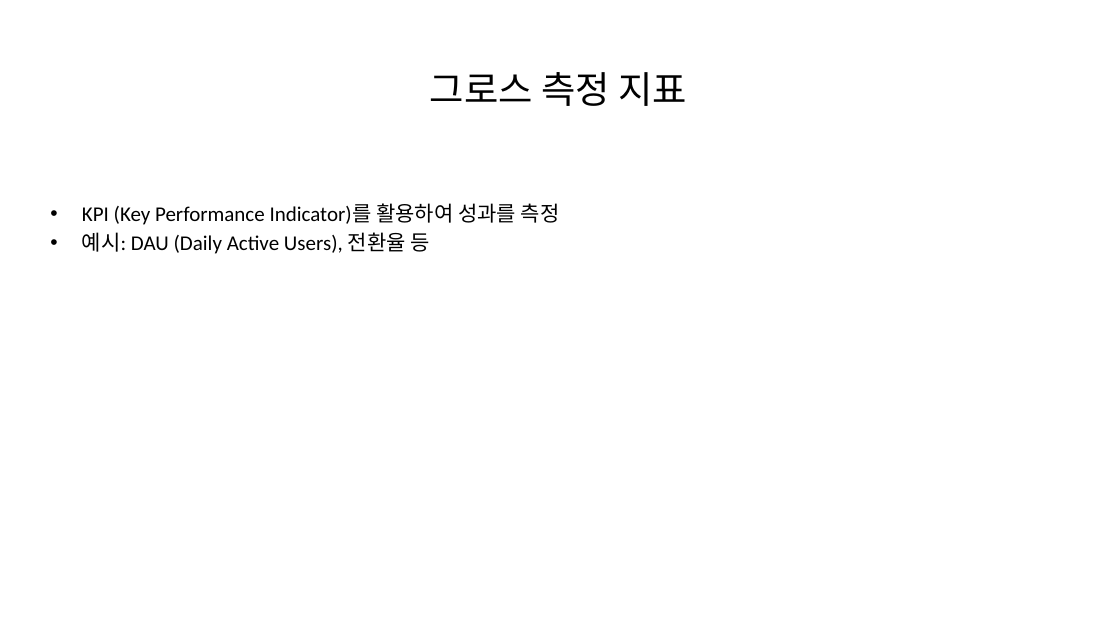
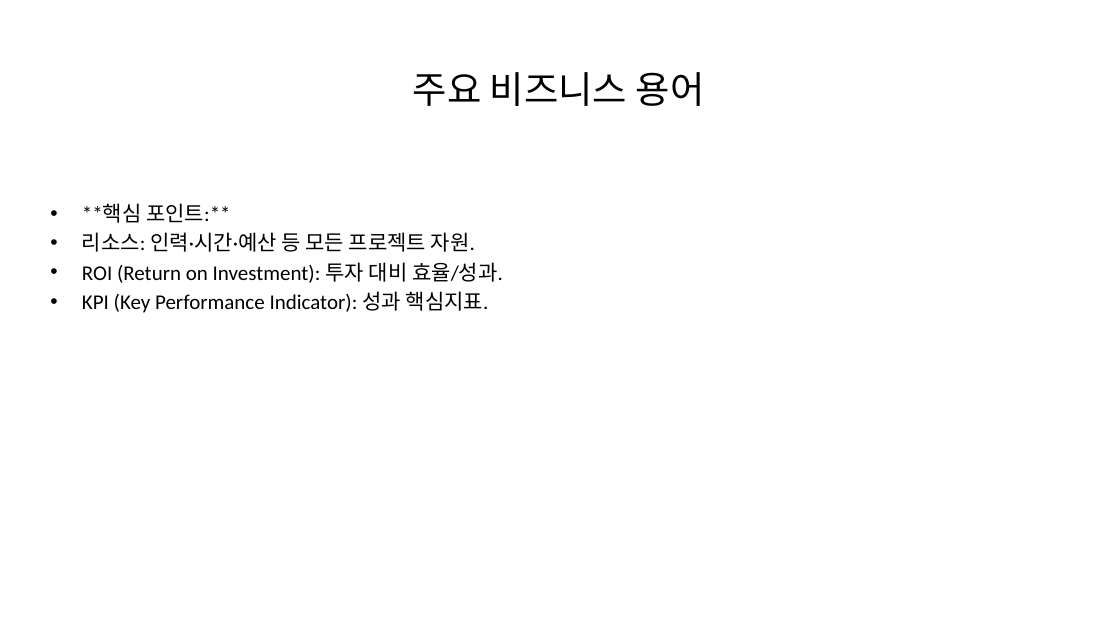
Before and after one commit to devna0111/FlowMate, a slide deck: slide 6 of uploads/pptx_sample.pptx (slide 4 before the commit). Drawn at 1120x630 pixels with LibreOffice and Linux fonts; fonts in the diff are those of the drawing. Boxes give left, top, right and bottom in pixels: in the first picture for what was removed or moved away, otherwise in the second. Text is boxed around its words. In the diff, an @@ line names an element or a change of style, - is before the commit and + after.

```diff
--- a/uploads/pptx_sample.pptx
+++ b/uploads/pptx_sample.pptx
@@ title at [413, 72, 705, 106]: text changed @@
-그로스 측정 지표
+주요 비즈니스 용어
@@ text at [82, 203, 503, 313]: text changed @@
-• KPI (Key Performance Indicator)를 활용하여 성과를 측정
-• 예시: DAU (Daily Active Users), 전환율 등
+• **핵심 포인트:**
+• 리소스: 인력·시간·예산 등 모든 프로젝트 자원.
+• ROI (Return on Investment): 투자 대비 효율/성과.
+• KPI (Key Performance Indicator): 성과 핵심지표.
```
Also in this commit, not shown: 2 other slides changed, 6 slides added, 5 slides removed, 7 other files.
